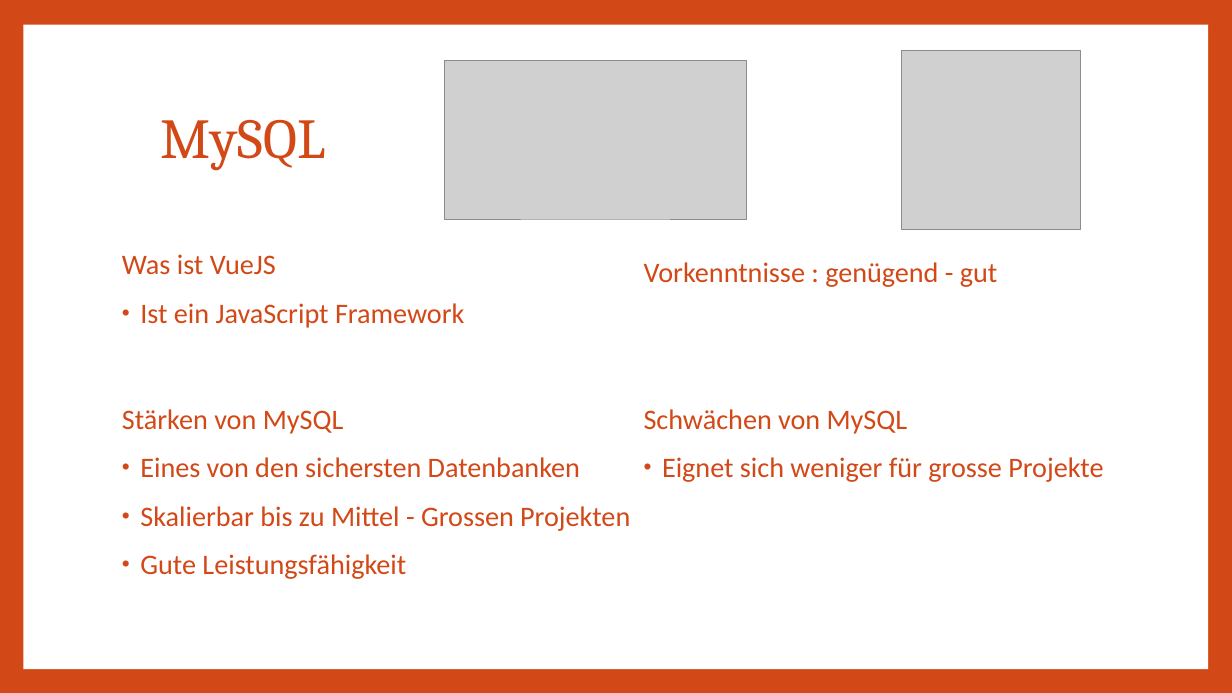
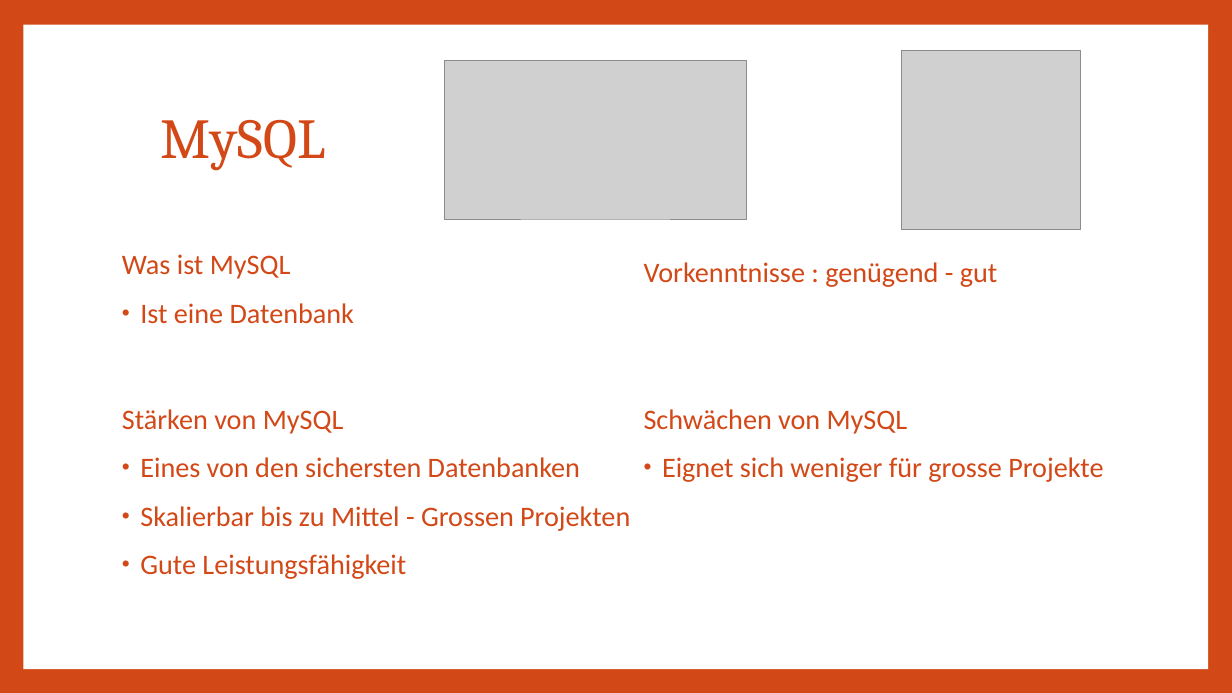
Before and after one commit to Lio396/AbgabeDossierProjekt, a slide deck: slide 10 of 04_Präsentation/VueJS_Laravel_website.pptx. Drawn at 1232x693 pixels with LibreOffice and Linux fonts; fonts in the diff are those of the drawing; grey boxes stand for pictures. Boxes give left, top, right and bottom in pixels: in the first picture for what was removed or moved away, otherwise in the second. Text is boxed around its words. In the diff, an @@ line names an element or a change of style, - is before the commit and + after.

Commit message:
ProjektSchluss2

```diff
--- a/04_Präsentation/VueJS_Laravel_website.pptx
+++ b/04_Präsentation/VueJS_Laravel_website.pptx
@@ text at <box>122,254,354,324</box>: text changed @@
-Was ist VueJS
-• Ist ein JavaScript Framework
+Was ist MySQL
+• Ist eine Datenbank
```
